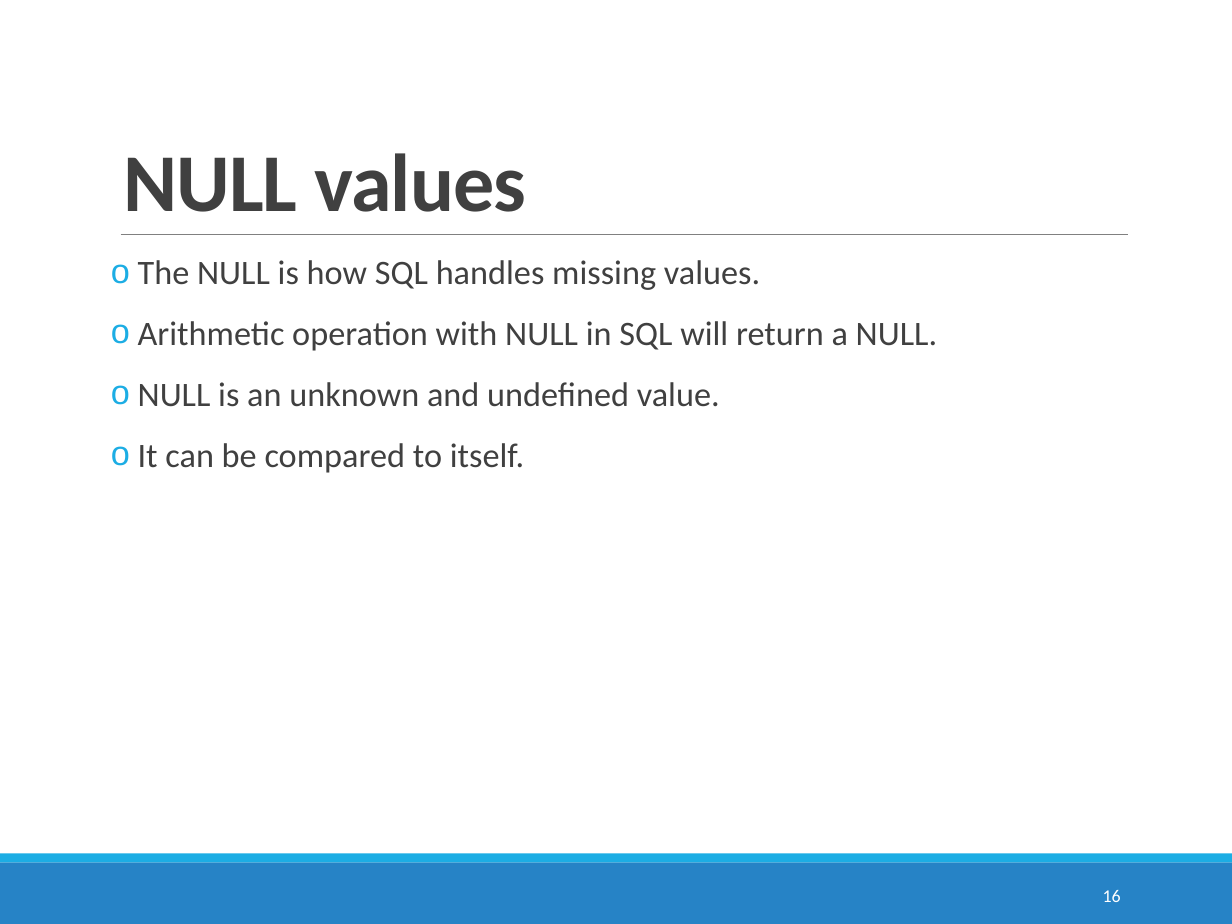
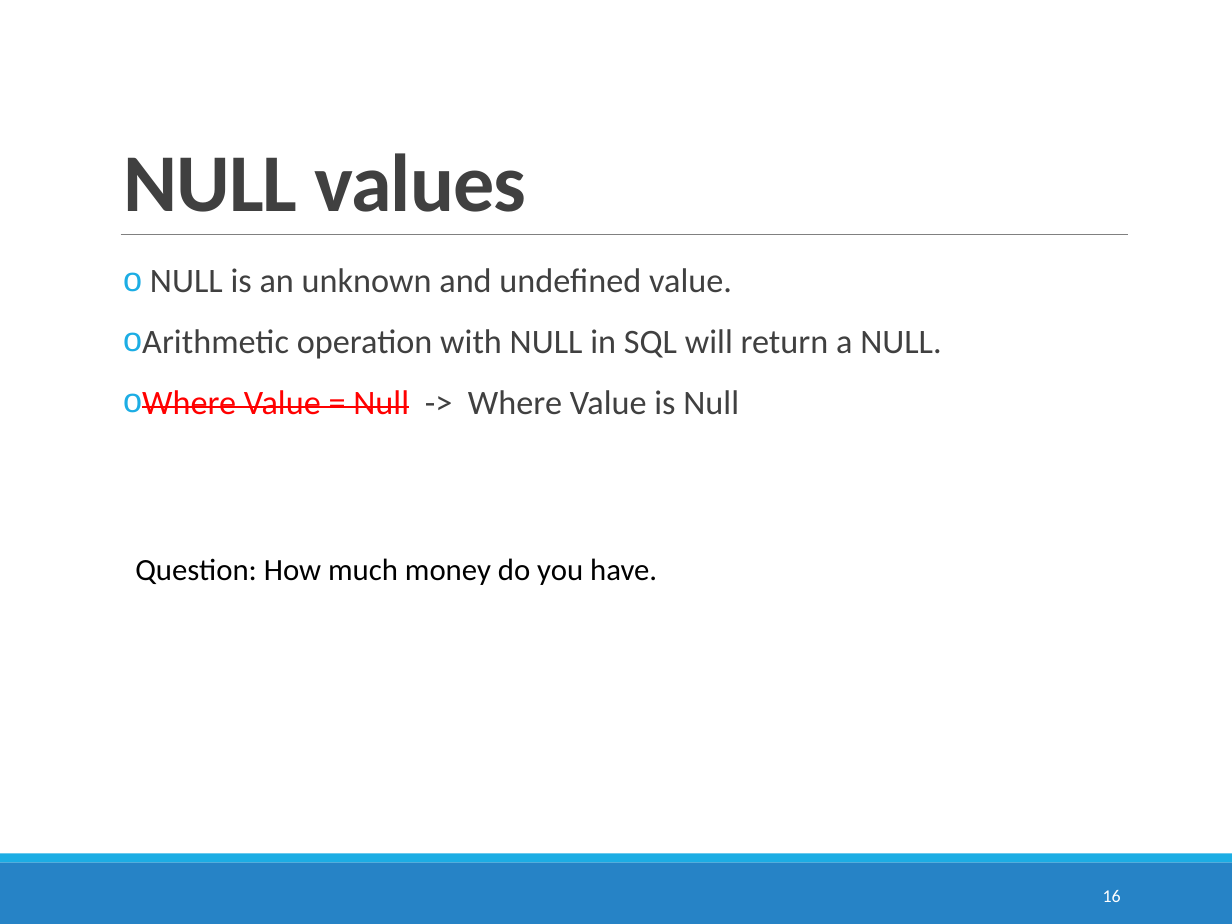
Before and after one commit to Andriisu/DatabaseLessons, a slide deck: slide 16 of Lesson1/Database_5.pptx. Drawn at 1232x924 pixels with LibreOffice and Linux fonts; fonts in the diff are those of the drawing. Boxes give left, top, right and bottom in pixels: in the first picture for what was removed or moved away, otherwise in the second. Text is boxed around its words. In the diff, an @@ line names an element or a change of style, - is before the commit and + after.

```diff
--- a/Lesson1/Database_5.pptx
+++ b/Lesson1/Database_5.pptx
@@ text "NULL is an unknown and ...": place and size @@
-text "NULL is an unknown and ..." at (138, 260, 937, 473)
+text "NULL is an unknown and ..." at (142, 268, 942, 415)
@@ text at (150, 268, 732, 293): text changed @@
-o The NULL is how SQL handles missing values.
+o NULL is an unknown and undefined value.
@@ text at (142, 390, 739, 415): text changed @@
-o NULL is an unknown and undefined value.
-o It can be compared to itself.
+o Where Value = Null -> Where Value is Null
@@ text added at (135, 558, 657, 585), 18 pt, text #000000 @@
+Question: How much money do you have.
```
Also in this commit, not shown: 2 other slides changed, 4 slides removed, 2 other files.
